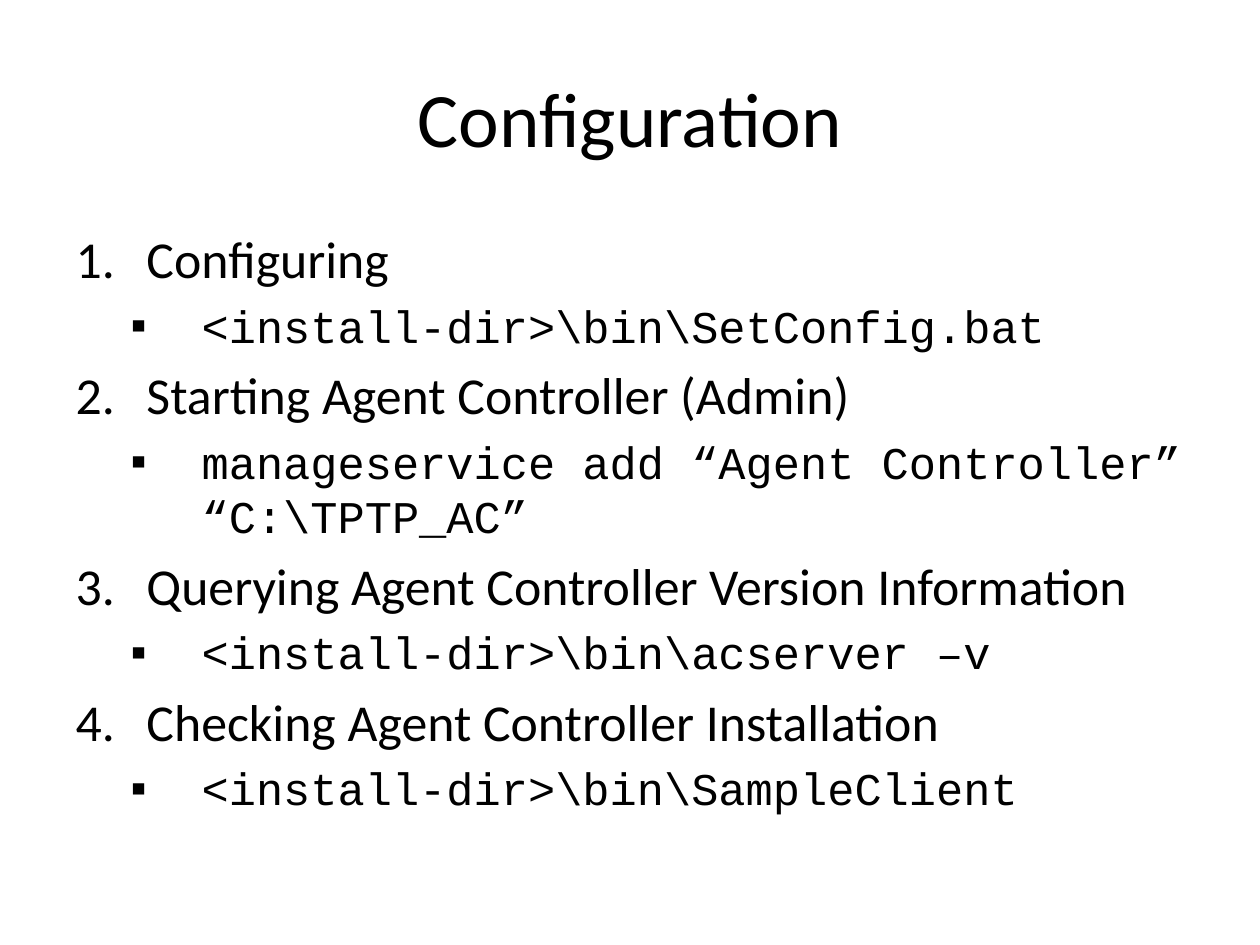
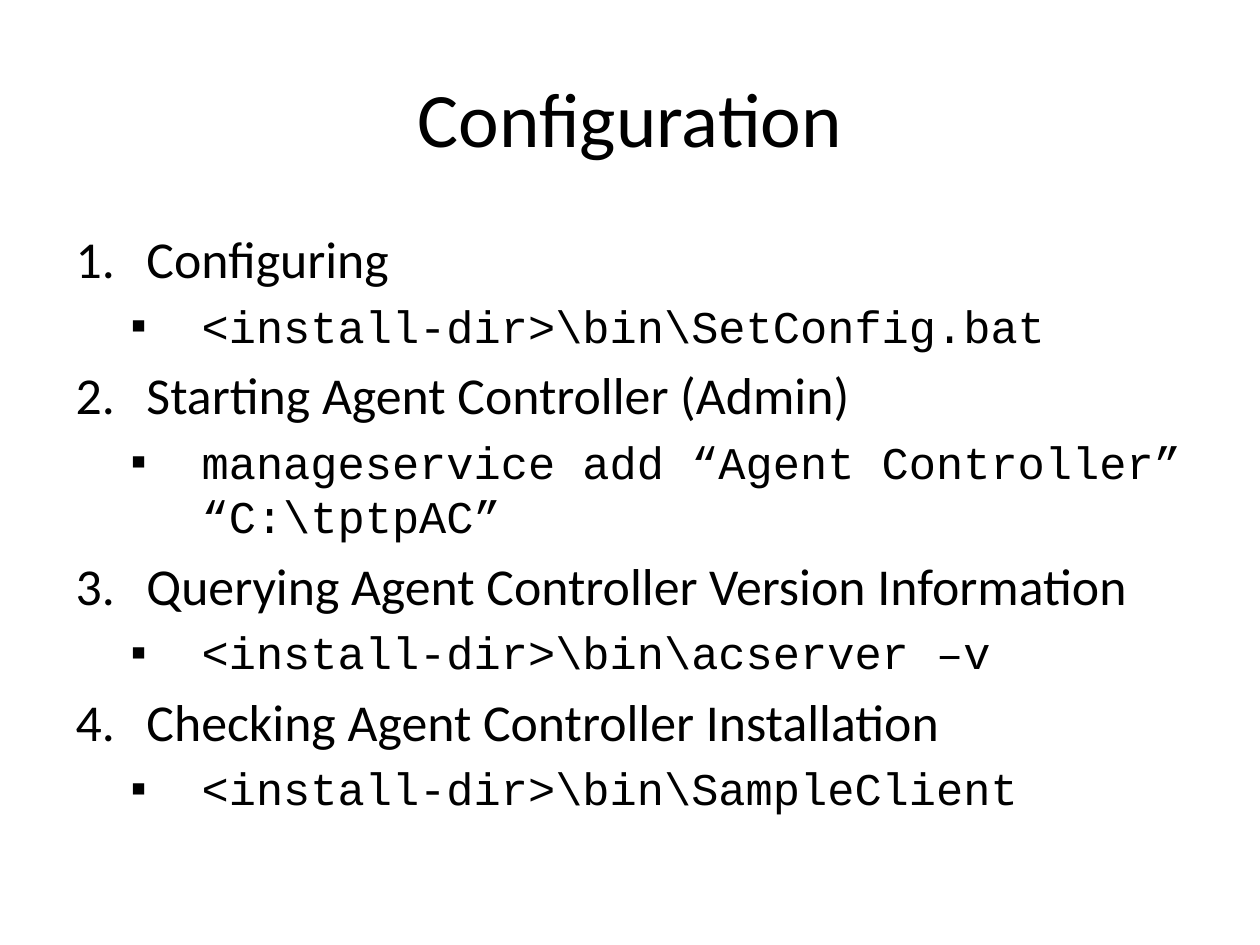
Before and after one commit to wsgan001/asegrp, a slide deck: slide 7 of papers/DRCPA/docs/PerfTest - Setup (TPTP).pptx. Drawn at 1260x945 pixels with LibreOffice and Linux fonts; fonts in the diff are those of the drawing. Boxes give left, top, right and bottom in pixels: in the first picture for what was removed or moved away, otherwise in the second. Text is boxed around its words. In the diff, an @@ line names an element or a change of style, - is before the commit and + after.

```diff
--- a/papers/DRCPA/docs/PerfTest - Setup (TPTP).pptx
+++ b/papers/DRCPA/docs/PerfTest - Setup (TPTP).pptx
@@ text at <box>202,447,1181,543</box>: text changed @@
-  ▪ manageservice add “Agent Controller” “C:\TPTP_AC”
+  ▪ manageservice add “Agent Controller” “C:\tptpAC”
```
Also in this commit, not shown: 1 other slide changed, 3 slides added, 3 other files.
